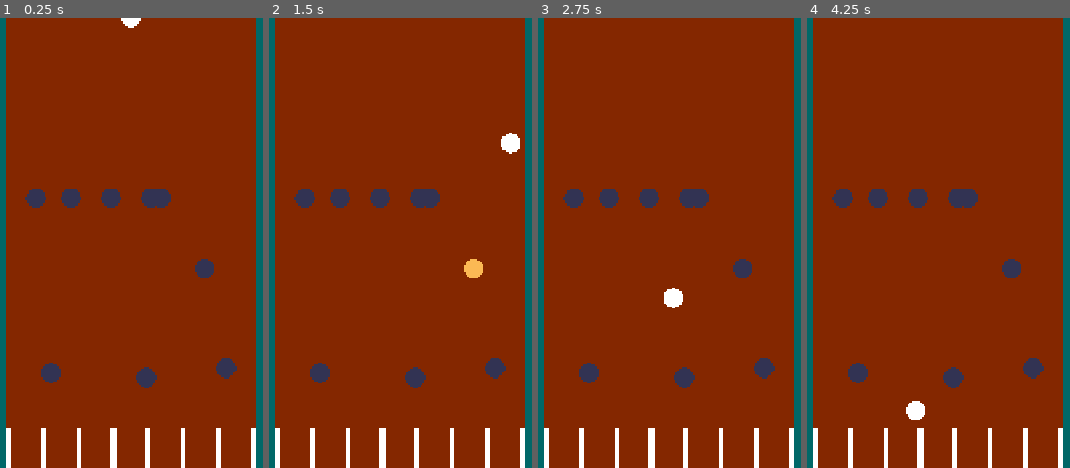
Above: before the commit, frames 1-4 (left to right).
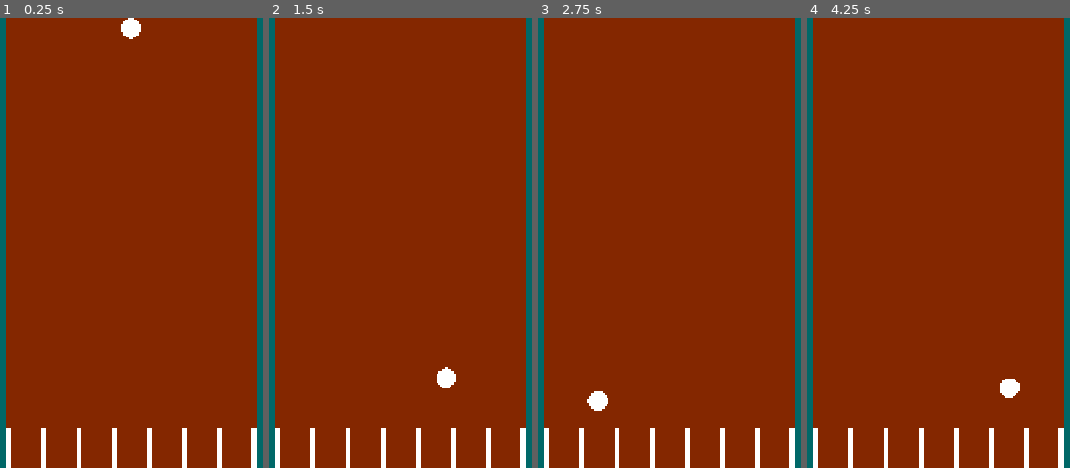
Above: after the commit, the same moments.

Repository: BenjaminVincent/jam-2
Game: Godot game, scene res://scenes/game.tscn
The game is run twice, just before and just after one commit, with the same random seed, the same clock (stepped at 60 frames per second) and the same inputs.
Inputs:
- Up to frame 1 (0.25 s): no input
- Up to frame 2 (1.5 s): tap Enter at 0.5 s; hold Right (ui_right) 0.53-1.28 s; tap Space (LAUNCH) at 0.6, 1.35 s; hold Left (ui_left) from 1.28 s (still down)
- Up to frame 3 (2.75 s): release Left (ui_left) at 2.03 s; hold Right (ui_right) from 2.03 s (still down); tap Space (LAUNCH) at 2.1 s
- Up to frame 4 (4.25 s): tap Space (LAUNCH) at 2.85, 3.6 s; release Right (ui_right) at 3.53 s; hold Left (ui_left) from 3.53 s (still down)

The runs differ from the first frame. In frame 1, 3.2% of the frame differs, in the area x 9-98%, y 0-100%; in frame 2, 3.5%; in frame 3, 3.5%; in frame 4, 3.5%.

Commit message:
added current level container back

Diff:
--- a/project.godot
+++ b/project.godot
@@ -14,6 +14,10 @@
 run/main_scene="uid://w3dlyvsfupig"
 config/features=PackedStringArray("4.6", "Forward Plus")
 config/icon="res://icon.svg"
+
+[autoload]
+
+GameState="*uid://ynbrh3vumfvb"
 
 [display]
 
--- a/scenes/board_standard.tscn
+++ b/scenes/board_standard.tscn
@@ -1,9 +1,10 @@
-[gd_scene format=3 uid="uid://3gi7cmkfmv03"]
+[gd_scene format=3 uid="uid://b4dcuxgl37rcj"]
 
-[ext_resource type="PackedScene" path="res://scenes/vertical_collider.tscn" id="1_ua7c8"]
+[ext_resource type="PackedScene" uid="uid://c17cwqe5mosab" path="res://scenes/vertical_collider.tscn" id="1_ua7c8"]
 [ext_resource type="PackedScene" uid="uid://drelbun12h8vq" path="res://scenes/boundary.tscn" id="2_1al85"]
 
 [node name="BoardStandard" type="Node2D" unique_id=1585537679]
+position = Vector2(441, 0)
 
 [node name="BoardBackground" type="ColorRect" parent="." unique_id=1078716353]
 offset_right = 400.0
--- a/scenes/game.tscn
+++ b/scenes/game.tscn
@@ -2,9 +2,6 @@
 
 [ext_resource type="Script" uid="uid://hxq4slg6yl3x" path="res://scripts/game.gd" id="1_uwrxv"]
 [ext_resource type="PackedScene" uid="uid://cpsk4h6cmib0x" path="res://scenes/player.tscn" id="2_yqjtg"]
-[ext_resource type="PackedScene" uid="uid://drelbun12h8vq" path="res://scenes/boundary.tscn" id="3_lnu2h"]
-[ext_resource type="PackedScene" uid="uid://bvac1o2r7jw50" path="res://scenes/basic_collider.tscn" id="4_lbhrr"]
-[ext_resource type="PackedScene" path="res://scenes/vertical_collider.tscn" id="5_iywne"]
 
 [node name="Game" type="Node2D" unique_id=1624841179]
 script = ExtResource("1_uwrxv")
@@ -15,71 +12,12 @@
 color = Color(6.738305e-07, 0.40701604, 0.40718302, 1)
 
 [node name="BoardBackground" type="ColorRect" parent="." unique_id=1475131142]
+visible = false
 offset_left = 440.0
 offset_right = 840.0
 offset_bottom = 720.0
 color = Color(0.5186603, 0.1540255, 0, 1)
 
+[node name="CurrentLevel" type="Node2D" parent="." unique_id=1676688763]
+
 [node name="Player" parent="." unique_id=1140346773 instance=ExtResource("2_yqjtg")]
-
-[node name="BoundaryLeft" parent="." unique_id=2131543913 instance=ExtResource("3_lnu2h")]
-position = Vector2(440, 0)
-rotation = 1.5707964
-
-[node name="BoundaryRight" parent="." unique_id=785699623 instance=ExtResource("3_lnu2h")]
-position = Vector2(840, 0)
-rotation = -1.5707964
-
-[node name="BoundaryFloor" parent="." unique_id=151637124 instance=ExtResource("3_lnu2h")]
-position = Vector2(0, 720)
-
-[node name="BasicCollider" parent="." unique_id=74425848 instance=ExtResource("4_lbhrr")]
-position = Vector2(488, 288)
-
-[node name="BasicCollider2" parent="." unique_id=1382130259 instance=ExtResource("4_lbhrr")]
-position = Vector2(672, 288)
-
-[node name="BasicCollider3" parent="." unique_id=650336844 instance=ExtResource("4_lbhrr")]
-position = Vector2(608, 288)
-
-[node name="BasicCollider4" parent="." unique_id=1791078316 instance=ExtResource("4_lbhrr")]
-position = Vector2(544, 288)
-
-[node name="BasicCollider5" parent="." unique_id=1218793908 instance=ExtResource("4_lbhrr")]
-position = Vector2(688, 288)
-
-[node name="BasicCollider6" parent="." unique_id=1894079026 instance=ExtResource("4_lbhrr")]
-position = Vector2(758, 401)
-
-[node name="BasicCollider7" parent="." unique_id=1933075453 instance=ExtResource("4_lbhrr")]
-position = Vector2(792, 560)
-
-[node name="BasicCollider8" parent="." unique_id=159349943 instance=ExtResource("4_lbhrr")]
-position = Vector2(664, 576)
-
-[node name="BasicCollider9" parent="." unique_id=1012687175 instance=ExtResource("4_lbhrr")]
-position = Vector2(512, 568)
-
-[node name="VerticalCollider" parent="." unique_id=1654998296 instance=ExtResource("5_iywne")]
-position = Vector2(440, 656)
-
-[node name="VerticalCollider2" parent="." unique_id=1694301877 instance=ExtResource("5_iywne")]
-position = Vector2(552, 656)
-
-[node name="VerticalCollider3" parent="." unique_id=819927749 instance=ExtResource("5_iywne")]
-position = Vector2(496, 656)
-
-[node name="VerticalCollider4" parent="." unique_id=318358019 instance=ExtResource("5_iywne")]
-position = Vector2(664, 656)
-
-[node name="VerticalCollider5" parent="." unique_id=1916875499 instance=ExtResource("5_iywne")]
-position = Vector2(720, 656)
-
-[node name="VerticalCollider6" parent="." unique_id=1968244466 instance=ExtResource("5_iywne")]
-position = Vector2(608, 656)
-
-[node name="VerticalCollider7" parent="." unique_id=1234637045 instance=ExtResource("5_iywne")]
-position = Vector2(776, 656)
-
-[node name="VerticalCollider8" parent="." unique_id=1027749603 instance=ExtResource("5_iywne")]
-position = Vector2(832, 656)
--- a/scripts/game.gd
+++ b/scripts/game.gd
@@ -1,4 +1,5 @@
 extends Node2D
+@onready var current_level: Node2D = $CurrentLevel
 
 
 func _process(_delta: float) -> void:
@@ -11,4 +12,15 @@
 
 
 func _ready() -> void:
-	print("loading current_level...")
+	match GameState.current_level:
+		1:
+			print("loading level: ", GameState.current_level)
+			current_level.add_child(load("res://scenes/board_standard.tscn").instantiate())
+		2:
+			pass
+		3:
+			pass
+		4:
+			pass
+		5:
+			pass
